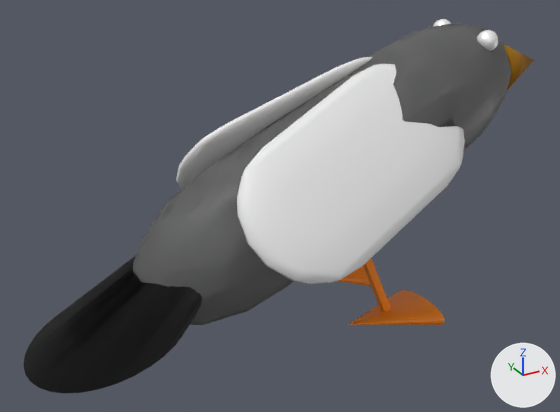
A saved change to the Blender file Assets/Misc/pigeon.blend.
Both versions are drawn from a 50 mm lens placed at (-11.38, -17.09, 12.14), pointed at (-1.85, 0.25, 3.47). Arrows for +X, +Y and +Z are at lower right; the lights stay in place.

The scene before the commit, as lines of its bpy script (objects in view):
```python
me_cube_002 = bpy.data.meshes.new('Cube.002')
me_cube_002.from_pydata(...)  # 82 vertices, 78 faces; spans x -21.3..24.2, y -163.5..-70.6, z -1.8..3.0
me_cube_002.materials.append(mat_material_008)  # orange #ff8900
me_mesh_004 = bpy.data.meshes.new('Mesh.004')
me_mesh_004.from_pydata(...)  # 2787 vertices, 3010 faces; spans x -10.6..6.6, y -3.3..3.3, z -1.9..2.4
me_mesh_004.polygons.foreach_set('use_smooth', [True] * 3010)
# faces by material slot: [1024, 132, 1192, 596, 66]
me_mesh_004.materials.append(mat_material_007)  # white #ffffff
me_mesh_004.materials.append(mat_material_004)  # black #393939
me_mesh_004.materials.append(mat_material_002)  # grey #808080
me_mesh_004.materials.append(mat_material_005)  # white #efefef
me_mesh_004.materials.append(mat_material_003)  # brown #996700
ob_body = bpy.data.objects.new('Body', me_mesh_004)
ob_body.location = (0.49, 0.0, 4.85)
ob_body.rotation_euler = (0.0, -0.449, 0.0)  # degrees (0, -26, 0)
ob_legs = bpy.data.objects.new('Legs', me_cube_002)
ob_legs.location = (0.2, -6.58, 2.93)
ob_legs.rotation_euler = (-0.188, -0.327, 0.0339)  # degrees (-11, -19, 1.9)
ob_legs.scale = (-0.06, -0.06, -0.876)
```
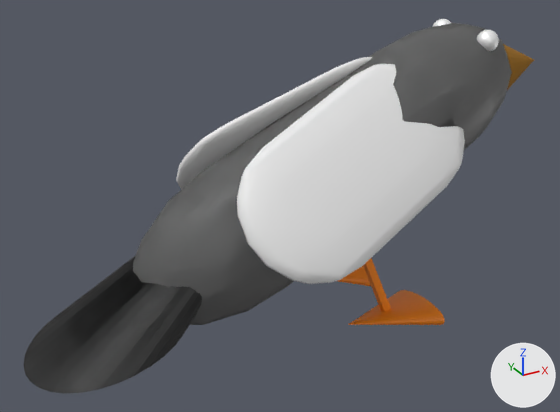
Commit message: updated pigeon

Where the change shows, as pixel boxes [x1, y1, x2, y2] in the pictures (560 x 412 px):
part 1 of me_mesh_004, added: after [433, 19, 451, 27]
part 2 of me_mesh_004, shading changed: [23, 44, 534, 393] in both

The change in detail:
me_mesh_004 is used by ob_body; location (0.49, 0.0, 4.85); rotation (0.0, -0.449, 0.0), in degrees (0, -26, 0).
me_mesh_004 had 2787 vertices, 3010 faces and spanned x -10.6..6.6, y -3.3..3.3, z -1.9..2.4.
me_mesh_004 now has 3751 vertices, 4034 faces and spans x -10.6..6.6, y -3.3..3.3, z -1.9..2.4.
me_mesh_004 part 1: a new loose piece, a UV sphere (32 segments, 16 rings, poles along z) spanning x 4.12..4.74, y 0.64..1.26, z 0.7..1.32, in mat_material_007 (white #ffffff).
me_mesh_004 part 2: 767 kept faces spanning x -10.6..6.6, y -2.1..2.1, z -1.3..1.6 are now shaded flat.
